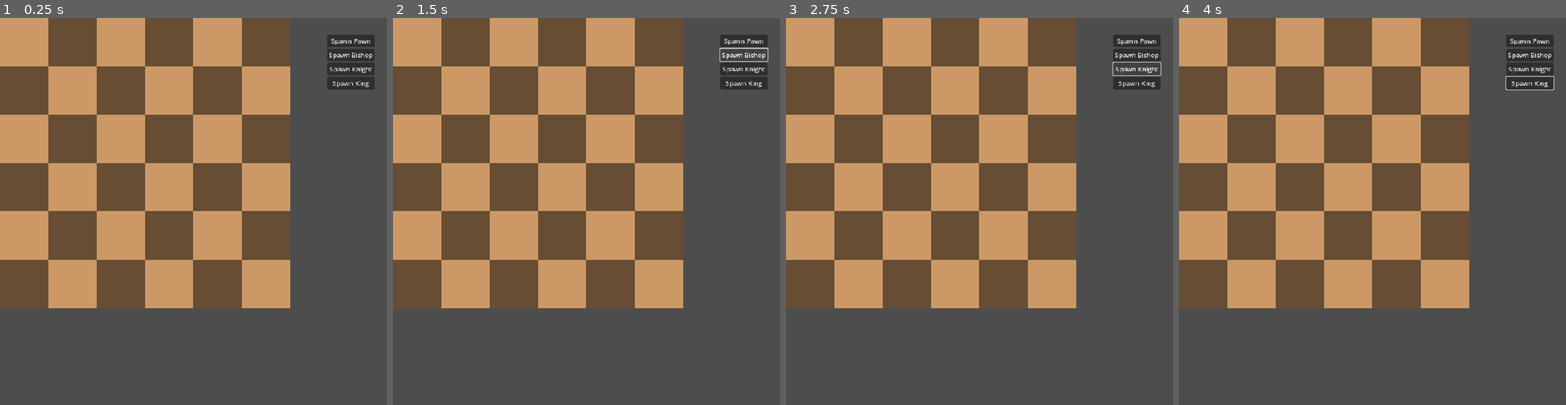
Above: before the commit, frames 1-4 (left to right).
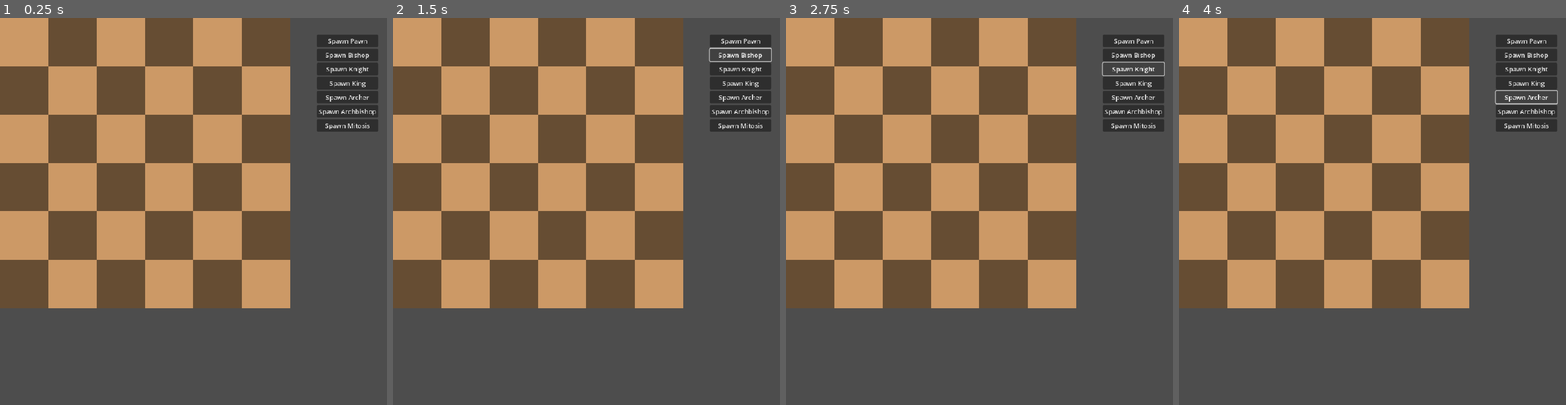
Above: after the commit, the same moments.

Repository: Wyadox/TurnBasedLite
Game: Godot game, scene res://scenes/game.tscn
Two runs of this game, one before a commit and one after it. Both use one fixed random seed, a clock stepped at 60 frames per second and the inputs below.
Inputs (mouse positions are in pixels of both pictures, inside the frame that each line leads up to):
- Up to frame 1 (0.25 s): no input
- Up to frame 2 (1.5 s): click "Spawn Pawn" at 0.5 s; click "Spawn Bishop" at 1.25 s
- Up to frame 3 (2.75 s): click "Spawn Knight" at 2 s
- Up to frame 4 (4 s): click "Spawn King" at 2.75 s; click (1527, 95) at 3.5 s, where only the run after the commit has a clickable "Spawn Archer"

The runs differ from the first frame. In frame 1, 2.2% of the frame differs, in the area x 81-98%, y 4-30%; in frame 2, 2.2%; in frame 3, 2.2%; in frame 4, 2.0%.

Commit message:
Setup Phase Update
Added the ability to spawn in the Archer Knight, Archbishop, and Mitosis Pawn

Also added restriction so that the player cannot spawn a duplicate piece

Diff:
--- a/chess-game/scenes/game.tscn
+++ b/chess-game/scenes/game.tscn
@@ -64,10 +64,10 @@
 
 [node name="VBoxContainer" type="VBoxContainer" parent="SetupPhaseUI"]
 layout_mode = 0
-offset_left = 812.0
+offset_left = 786.0
 offset_top = 41.0
-offset_right = 918.0
-offset_bottom = 81.0
+offset_right = 938.0
+offset_bottom = 247.0
 
 [node name="Pawn_Button" type="Button" parent="SetupPhaseUI/VBoxContainer"]
 layout_mode = 2
@@ -85,8 +85,23 @@
 layout_mode = 2
 text = "Spawn King"
 
+[node name="Archer_Button" type="Button" parent="SetupPhaseUI/VBoxContainer"]
+layout_mode = 2
+text = "Spawn Archer"
+
+[node name="Archbishop_Button" type="Button" parent="SetupPhaseUI/VBoxContainer"]
+layout_mode = 2
+text = "Spawn Archbishop
+"
+
+[node name="Mitosis_Button" type="Button" parent="SetupPhaseUI/VBoxContainer"]
+layout_mode = 2
+text = "Spawn Mitosis
+"
+
 [connection signal="selected_square" from="." to="Board" method="_on_game_selected_square"]
 [connection signal="set_status" from="Board" to="." method="_on_board_set_status"]
+[connection signal="set_status" from="Board" to="SetupPhaseUI" method="_on_board_set_status"]
 [connection signal="setup_complete" from="Board" to="." method="_on_board_setup_complete"]
 [connection signal="pressed" from="Control/Button" to="." method="_on_button_pressed"]
 [connection signal="spawn_piece" from="SetupPhaseUI" to="Board" method="_on_setup_phase_ui_spawn_piece"]
@@ -94,3 +109,6 @@
 [connection signal="pressed" from="SetupPhaseUI/VBoxContainer/Bishop_Button" to="SetupPhaseUI" method="_on_bishop_button_pressed"]
 [connection signal="pressed" from="SetupPhaseUI/VBoxContainer/Knight_Button" to="SetupPhaseUI" method="_on_knight_button_pressed"]
 [connection signal="pressed" from="SetupPhaseUI/VBoxContainer/King_Button" to="SetupPhaseUI" method="_on_king_button_pressed"]
+[connection signal="pressed" from="SetupPhaseUI/VBoxContainer/Archer_Button" to="SetupPhaseUI" method="_on_archer_button_pressed"]
+[connection signal="pressed" from="SetupPhaseUI/VBoxContainer/Archbishop_Button" to="SetupPhaseUI" method="_on_archbishop_button_pressed"]
+[connection signal="pressed" from="SetupPhaseUI/VBoxContainer/Mitosis_Button" to="SetupPhaseUI" method="_on_mitosis_button_pressed"]
--- a/chess-game/scripts/setup_phase_ui.gd
+++ b/chess-game/scripts/setup_phase_ui.gd
@@ -1,21 +1,54 @@
 extends Control
 signal spawn_piece(piece_type)
 
+var status = Globals.COLORS.WHITE
+var white_dict = {}
+var black_dict = {}
+
+func valid_spawn(piece_type : Globals.PIECE_TYPES) -> bool:
+	if (status == Globals.COLORS.WHITE and !white_dict.has(piece_type)) or (status == Globals.COLORS.BLACK and !black_dict.has(piece_type)):
+		if (status == Globals.COLORS.WHITE):
+			white_dict[piece_type] = true
+		else:
+			black_dict[piece_type] = true
+		return true
+	return false
+
+func _on_board_set_status(color: Variant) -> void:
+	status = color
+
 func _on_pawn_button_pressed() -> void:
 	print("Pawn")
-	emit_signal("spawn_piece", Globals.PIECE_TYPES.PAWN)
-
+	if (valid_spawn(Globals.PIECE_TYPES.PAWN)):
+		emit_signal("spawn_piece", Globals.PIECE_TYPES.PAWN)
 
 func _on_bishop_button_pressed() -> void:
 	print("Bishop")
-	emit_signal("spawn_piece", Globals.PIECE_TYPES.BISHOP)
-
+	if (valid_spawn(Globals.PIECE_TYPES.BISHOP)):
+		emit_signal("spawn_piece", Globals.PIECE_TYPES.BISHOP)
 
 func _on_knight_button_pressed() -> void:
-	print("Kinght")
-	emit_signal("spawn_piece", Globals.PIECE_TYPES.KNIGHT)
-
+	print("Knight")
+	if (valid_spawn(Globals.PIECE_TYPES.KNIGHT)):
+		emit_signal("spawn_piece", Globals.PIECE_TYPES.KNIGHT)
 
 func _on_king_button_pressed() -> void:
 	print("King")
-	emit_signal("spawn_piece", Globals.PIECE_TYPES.KING)
+	if (valid_spawn(Globals.PIECE_TYPES.KING)):
+		emit_signal("spawn_piece", Globals.PIECE_TYPES.KING)
+
+func _on_archer_button_pressed() -> void:
+	print("Archer")
+	if (valid_spawn(Globals.PIECE_TYPES.HORSE_ARCHER)):
+		emit_signal("spawn_piece", Globals.PIECE_TYPES.HORSE_ARCHER)
+
+func _on_archbishop_button_pressed() -> void:
+	print("Archbishop")
+	if (valid_spawn(Globals.PIECE_TYPES.ARCHBISHOP)):
+		emit_signal("spawn_piece", Globals.PIECE_TYPES.ARCHBISHOP)
+
+
+func _on_mitosis_button_pressed() -> void:
+	print("Mitosis")
+	if (valid_spawn(Globals.PIECE_TYPES.MITOSIS_PAWN)):
+		emit_signal("spawn_piece", Globals.PIECE_TYPES.MITOSIS_PAWN)
